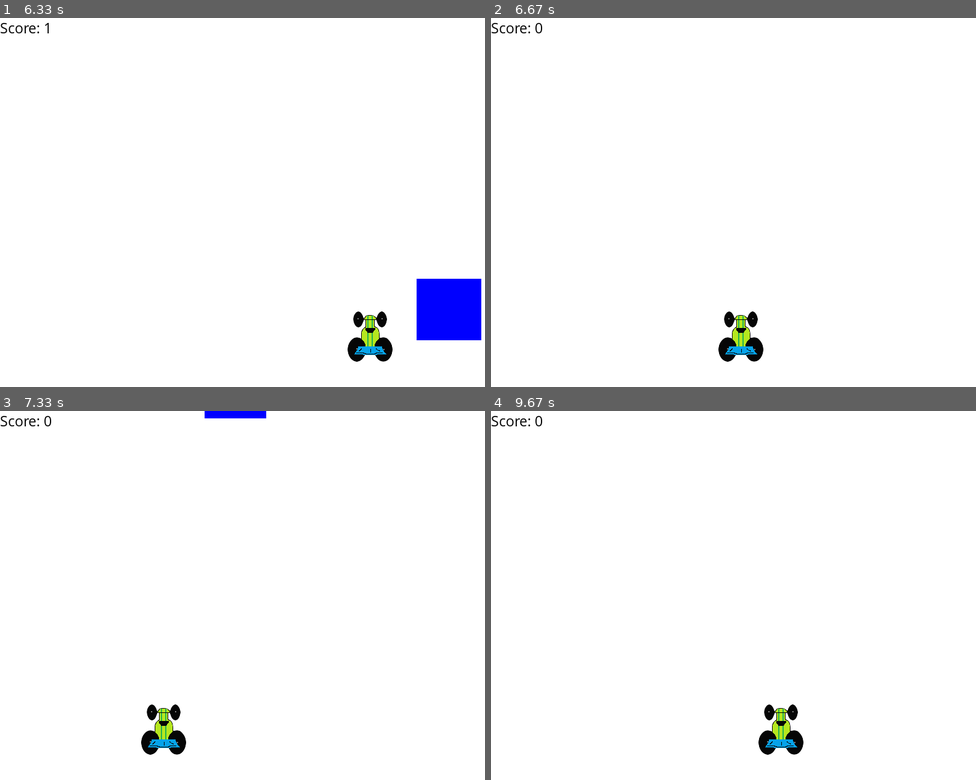
Above: before the commit, frames 1-4 (two rows, left to right).
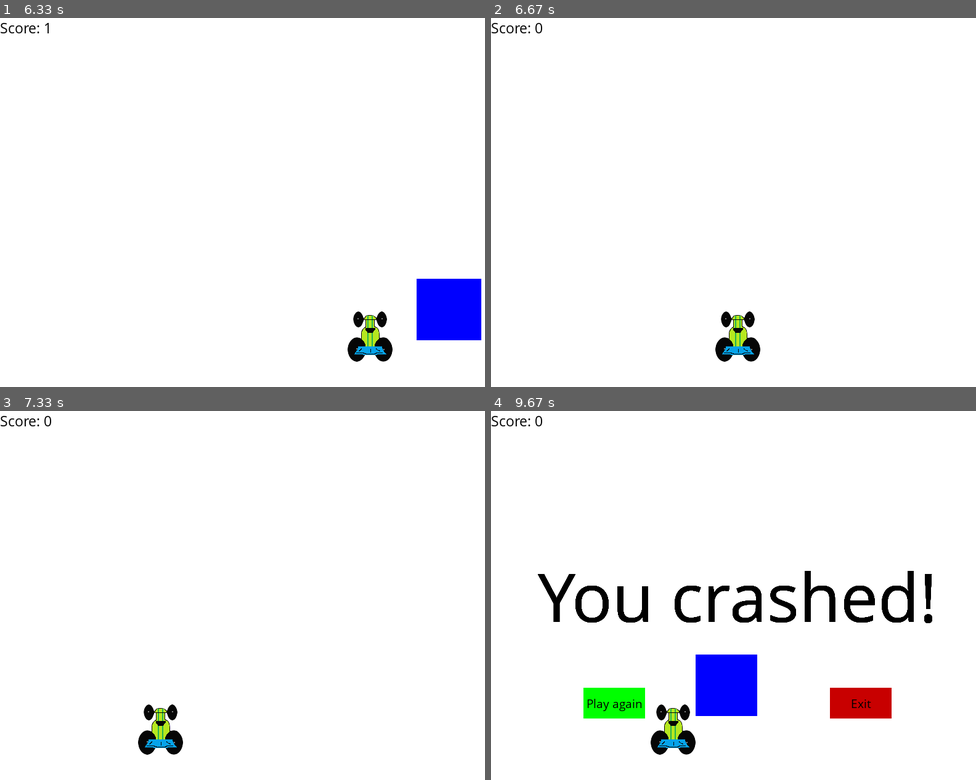
Above: after the commit, the same moments.

Repository: davidjamesbutton/pygame-sentdex
Game: pygame game, started from main.py
The game is run twice, just before and just after one commit, with the same random seed, the same clock (stepped at 60 frames per second) and the same inputs.
Inputs (mouse positions are in pixels of both pictures, inside the frame that each line leads up to):
- Up to frame 1 (6.33 s): click "Start" at 0.38 s; hold Right 0.67-1.13 s; move the mouse to (247, 224) at 0.7 s; hold Right 1.17-1.63 s; hold Left 1.67-2.2 s; hold Left 2.23-2.63 s; hold Right 2.67-3.3 s; hold Left 3.33-3.8 s; hold Right 3.83-4.3 s; hold Right 4.33-4.8 s; hold Left 4.83-5.37 s; hold Left 5.4-5.8 s; hold Right from 5.83 s (still down)
- Up to frame 2 (6.67 s): release Right at 6.47 s; click (612, 309) at 6.55 s, where only the run after the commit has a clickable "Play again"
- Up to frame 3 (7.33 s): hold Left 6.83-7.3 s
- Up to frame 4 (9.67 s): hold Right 7.33-7.8 s; hold Right 7.83-8.3 s; hold Left 8.33-8.87 s; hold Left 8.9-9.3 s; hold Right from 9.33 s (still down)

Frame 1 is identical in both runs. In frame 2, 0.5% of the frame differs, in the area x 46-57%, y 79-94%; in frame 3, 0.7%; in frame 4, 8.9%, in the area x 9-91%, y 43-94%.

Commit message:
Tutorial 18 - Game Over

Diff:
--- a/main.py
+++ b/main.py
@@ -43,14 +43,25 @@
     game_display.blit(text, (0, 0))
 
 def crash():
-    draw_large_message('You crashed!')
-
-    # Run synchronously to ensure display has updated before pausing
-    # https://stackoverflow.com/questions/55881619/sleep-doesnt-work-where-it-is-desired-to/55882173
-    run_sync(lambda: pygame.display.update())
-
-    time.sleep(2)
-    game_loop()
+    button_width = 100
+    button_height = 50
+    button1_rect = pygame.Rect(150, 450, button_width, button_height)
+    button2_rect = pygame.Rect(550, 450, button_width, button_height)
+
+    button1_text_surface = FONT_INTRO_BUTTONS.render('Play again', True, COLOUR_BLACK)
+    button2_text_surface = FONT_INTRO_BUTTONS.render('Exit', True, COLOUR_BLACK)
+
+    while True:
+        for event in pygame.event.get():
+            if event.type == pygame.QUIT:
+                game_quit()
+
+        draw_large_message('You crashed!')
+        button(button1_text_surface, button1_rect, COLOUR_DARK_GREEN, COLOUR_GREEN, game_loop)
+        button(button2_text_surface, button2_rect, COLOUR_DARK_RED, COLOUR_RED, game_quit)
+
+        pygame.display.update()
+        clock.tick(FPS)
 
 def run_sync(func):
     thread = threading.Thread(target=func)
